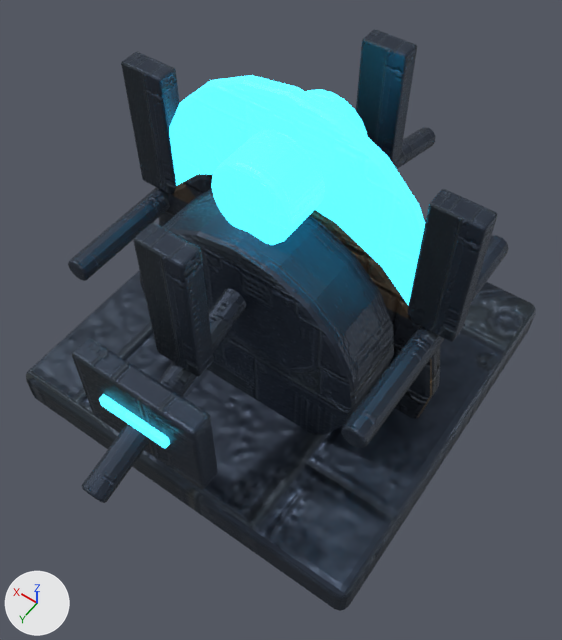
An edit to the glTF model game/assets/world/aetherfall/interactives/objective_device.glb, drawn before and after from the same camera.
One viewpoint serves both versions: a 50 mm camera at (-1.29, 1.87, 3.26) aimed at (-0.05, 0.14, 0.54). The axes (+X, +Y, +Z) are drawn at lower left. The lights are the same throughout. The picture after the commit comes second. Where no turn or scale is listed for an object, it has been applied to the vertices. Vertices at exactly the same position are counted once.

The first picture shows 'ObjectiveCore', 'RelayBase', 'RelayControlLight', 'RelayControlPanel', 'RelayFin_0', 'RelayFin_1.5707963267948966', 'RelayFin_3.141592653589793', 'RelayFin_4.71238898038469', 'RelayPedestal', 'RelayRingLower', 'RelayRingUpper', 'RelayStrut_0', 'RelayStrut_1.5707963267948966', 'RelayStrut_3.141592653589793', 'RelayStrut_4.71238898038469'.
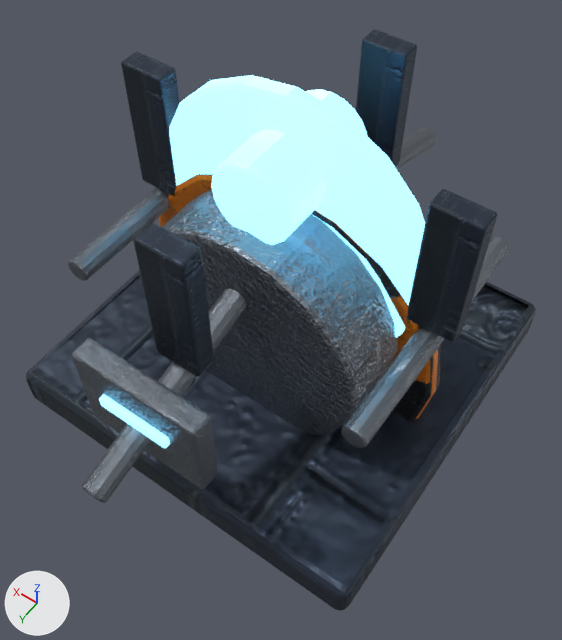
What differs and where, as boxes (x1, y1, x2, y2) in the pictures (562 x 640 px; the box of a moved part takes in the faces that stretch with it):
'RelayPedestal', surface changed (lighter)
    both: (140, 189, 426, 435)
'RelayRingUpper', surface changed
    both: (169, 75, 425, 305)
'ObjectiveCore', surface changed
    both: (211, 89, 367, 245)
'RelayControlPanel', surface changed (lighter)
    both: (72, 338, 218, 489)
'RelayRingLower', surface changed, reshaped (mostly hidden)
    before: (159, 174, 441, 419)
    after: (159, 174, 441, 422)
'RelayStrut_4.71238898038469', surface changed
    both: (341, 235, 509, 448)
'RelayStrut_3.141592653589793', surface changed
    both: (82, 288, 246, 503)
'RelayStrut_1.5707963267948966', surface changed (lighter)
    both: (68, 187, 170, 281)
'RelayControlLight', surface changed
    both: (99, 394, 170, 448)
'RelayStrut_0', surface changed (lighter)
    both: (395, 127, 435, 169)
part 1 of me_cylinder_001, moved or reshaped (mostly hidden)
    before: (166, 185, 426, 418)
    after: (166, 185, 426, 420)

The change, as a diff of the scene's bpy script:
```diff
--- a/game/assets/world/aetherfall/interactives/objective_device.glb.py
+++ b/game/assets/world/aetherfall/interactives/objective_device.glb.py
@@ img_aetherfall_hazard @@
+img_aetherfall_hazard = load_image('aetherfall_hazard', '../textures/a4870f0bb58f91ce329e7850b1057511f48dae5b4936c7dbc403944a2e01379f.png', 1024, 1024, 'sRGB')
@@ img_aetherfall_hazard_normal @@
+img_aetherfall_hazard_normal = load_image('aetherfall_hazard_normal', '../textures/539e179a7a46def20494dda76428749e4be98a3cde6bbfad7f00e9d52fda5f10.png', 1024, 1024, 'Non-Color')
@@ img_aetherfall_hazard_orm @@
+img_aetherfall_hazard_orm = load_image('aetherfall_hazard_orm', '../textures/47203781424b88529e968be09877dd5b89325eac9a808d8321cd02ac805b514a.png', 1024, 1024, 'Non-Color')
@@ img_aetherfall_metal_orm @@
+img_aetherfall_metal_orm = load_image('aetherfall_metal_orm', '../textures/85e99240449c53a4f75b5f6f448612adc71449d9810deae76918566991aa6568.png', 1024, 1024, 'Non-Color')
@@ img_aetherfall_metal_normal @@
+img_aetherfall_metal_normal = load_image('aetherfall_metal_normal', '../textures/e8e01357870d7effc84b8b922359332c5ca448643ae98a3befd635813364aaea.png', 1024, 1024, 'Non-Color')
@@ img_aetherfall_metal @@
+img_aetherfall_metal = load_image('aetherfall_metal', '../textures/71346d87ab1bbead25b4256899548a92183962303db313d972675f525523e3cc.png', 1024, 1024, 'sRGB')
@@ img_aetherfall_energy @@
+img_aetherfall_energy = load_image('aetherfall_energy', '../textures/ddf04c4d2e05f146dbe8cac29a72ed416883c3b4d113873984d948b53c93366d.png', 1024, 1024, 'sRGB')
@@ mat_interactiveenergy @@
 mat_interactiveenergy = bpy.data.materials.new('InteractiveEnergy')
-# nodes: BsdfPrincipled, NormalMap, OutputMaterial, SeparateColor, TexImage x3
-# colours: cyan #3fddff
-# uses the picture img_aether_metal
-# uses the picture img_aether_metal_normal
-# uses the picture img_aether_metal_orm
+# nodes: BsdfPrincipled, Mapping, OutputMaterial, TexImage, UVMap
+# colours: cyan #89e1ff
+# uses the picture img_aetherfall_energy
@@ mat_interactivesteel @@
 mat_interactivesteel = bpy.data.materials.new('InteractiveSteel')
-# nodes: BsdfPrincipled, NormalMap, OutputMaterial, SeparateColor, TexImage x3
-# uses the picture img_aether_metal
-# uses the picture img_aether_metal_normal
-# uses the picture img_aether_metal_orm
+# nodes: BsdfPrincipled, Mapping x3, NormalMap, OutputMaterial, SeparateColor, TexImage x3, UVMap x3
+# uses the picture img_aetherfall_metal
+# uses the picture img_aetherfall_metal_normal
+# uses the picture img_aetherfall_metal_orm
@@ mat_interactivehazard @@
 mat_interactivehazard = bpy.data.materials.new('InteractiveHazard')
-# nodes: BsdfPrincipled, NormalMap, OutputMaterial, SeparateColor, TexImage x3
-# uses the picture img_aether_hazard
-# uses the picture img_aether_hazard_normal
-# uses the picture img_aether_hazard_orm
+# nodes: BsdfPrincipled, Mapping x3, NormalMap, OutputMaterial, SeparateColor, TexImage x3, UVMap x3
+# uses the picture img_aetherfall_hazard
+# uses the picture img_aetherfall_hazard_normal
+# uses the picture img_aetherfall_hazard_orm
@@ me_cylinder_001 @@
 # used by ob_relayringlower; location = (0.0, 0.0, 0.44)
-me_cylinder_001.from_pydata(...)  # 120 vertices, 236 faces; spans x -0.77..0.77, y -0.05..0.05, z -0.77..0.77
+me_cylinder_001.from_pydata(...)  # 132 vertices, 248 faces; spans x -0.77..0.77, y -0.05..0.05, z -0.77..0.77
+# me_cylinder_001 part 1
+# 28 faces are deleted
+# 12 vertices are added at x -0.75..0.71, y -0.03..0.03, z -0.44..0.71
+# 40 new faces join them
 me_cylinder_001.materials.append(mat_interactivehazard)
```
